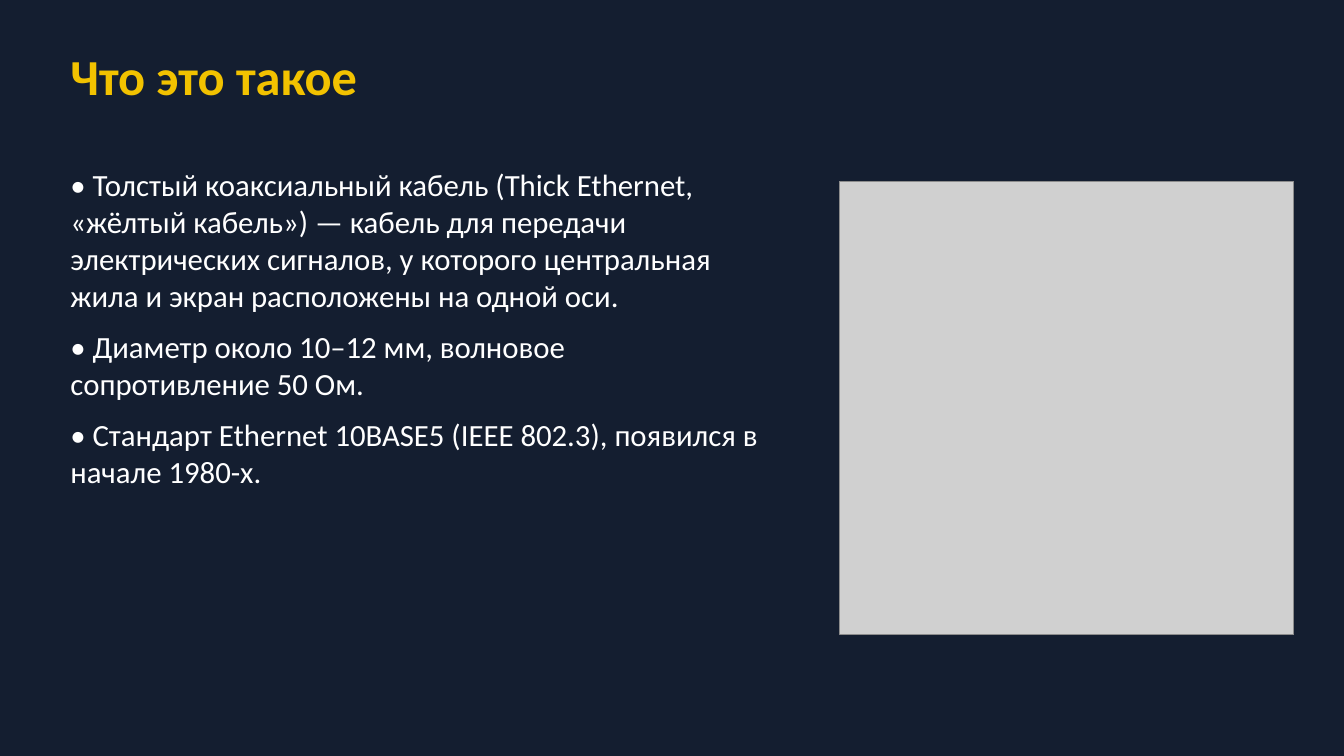
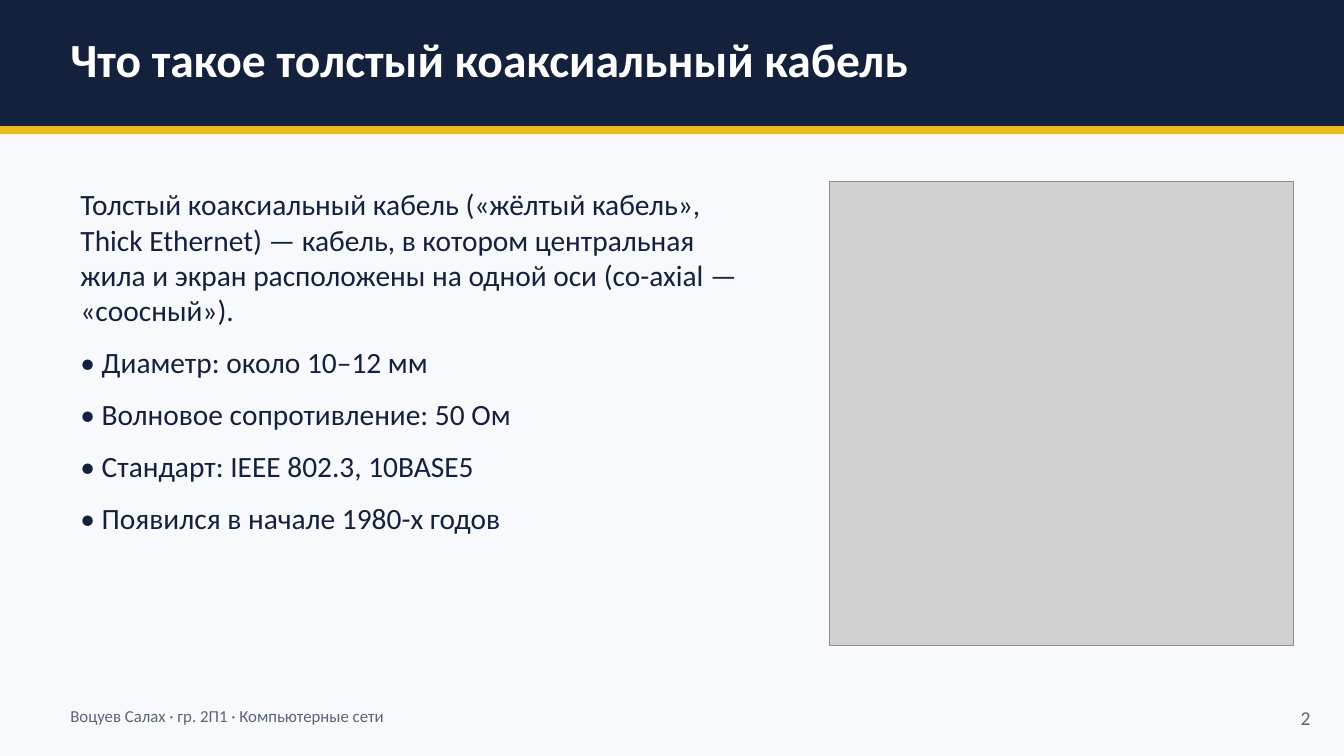
Before and after one commit to salahvocuev96-lang/di.style, a slide deck: slide 2 of presentation/Толстый_коаксиальный_кабель.pptx. Drawn at 1344x756 pixels with LibreOffice and Linux fonts; fonts in the diff are those of the drawing; grey boxes stand for pictures. Boxes give left, top, right and bottom in pixels: in the first picture for what was removed or moved away, otherwise in the second. Text is boxed around its words. In the diff, an @@ line names an element or a change of style, - is before the commit and + after.

```diff
--- a/presentation/Толстый_коаксиальный_кабель.pptx
+++ b/presentation/Толстый_коаксиальный_кабель.pptx
@@ background #141E30 to #F8F9FC @@
@@ rectangle added at (0,0,1344,126), fill #14213D @@
@@ text at (70,44,907,78): text changed; size 36 to 34 pt; text colour #F2C200 to #FFFFFF @@
-Что это такое
+Что такое толстый коаксиальный кабель
@@ rectangle added at (0,126,1344,134), fill #E8BC1C @@
@@ text at (80,193,704,534): text changed; size 22 to 21 pt; text colour #FFFFFF to #14213D @@
-• Толстый коаксиальный кабель (Thick Ethernet, «жёлтый кабель») — кабель для передачи электрических сигналов, у которого центральная жила и экран расположены на одной оси.
-• Диаметр около 10–12 мм, волновое сопротивление 50 Ом.
-• Стандарт Ethernet 10BASE5 (IEEE 802.3), появился в начале 1980-х.
+Толстый коаксиальный кабель («жёлтый кабель», Thick Ethernet) — кабель, в котором центральная жила и экран расположены на одной оси (co-axial — «соосный»).
+• Диаметр: около 10–12 мм
+• Волновое сопротивление: 50 Ом
+• Стандарт: IEEE 802.3, 10BASE5
+• Появился в начале 1980-х годов
@@ picture: place and size @@
-picture at (840,181,1294,635)
+picture at (830,181,1294,645)
@@ text added at (70,711,384,725), 12 pt, text #5A6478 @@
+Воцуев Салах · гр. 2П1 · Компьютерные сети
@@ text added at (1301,712,1311,725), 14 pt, text #5A6478 @@
+2
```
Also in this commit, not shown: 5 other slides changed, 1 slide added, 1 slide removed.
